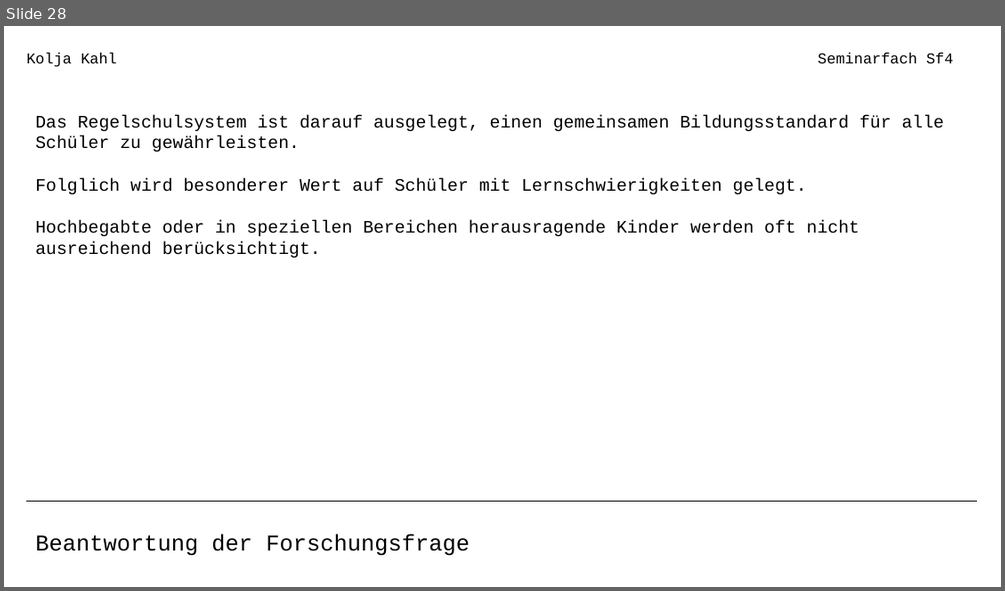
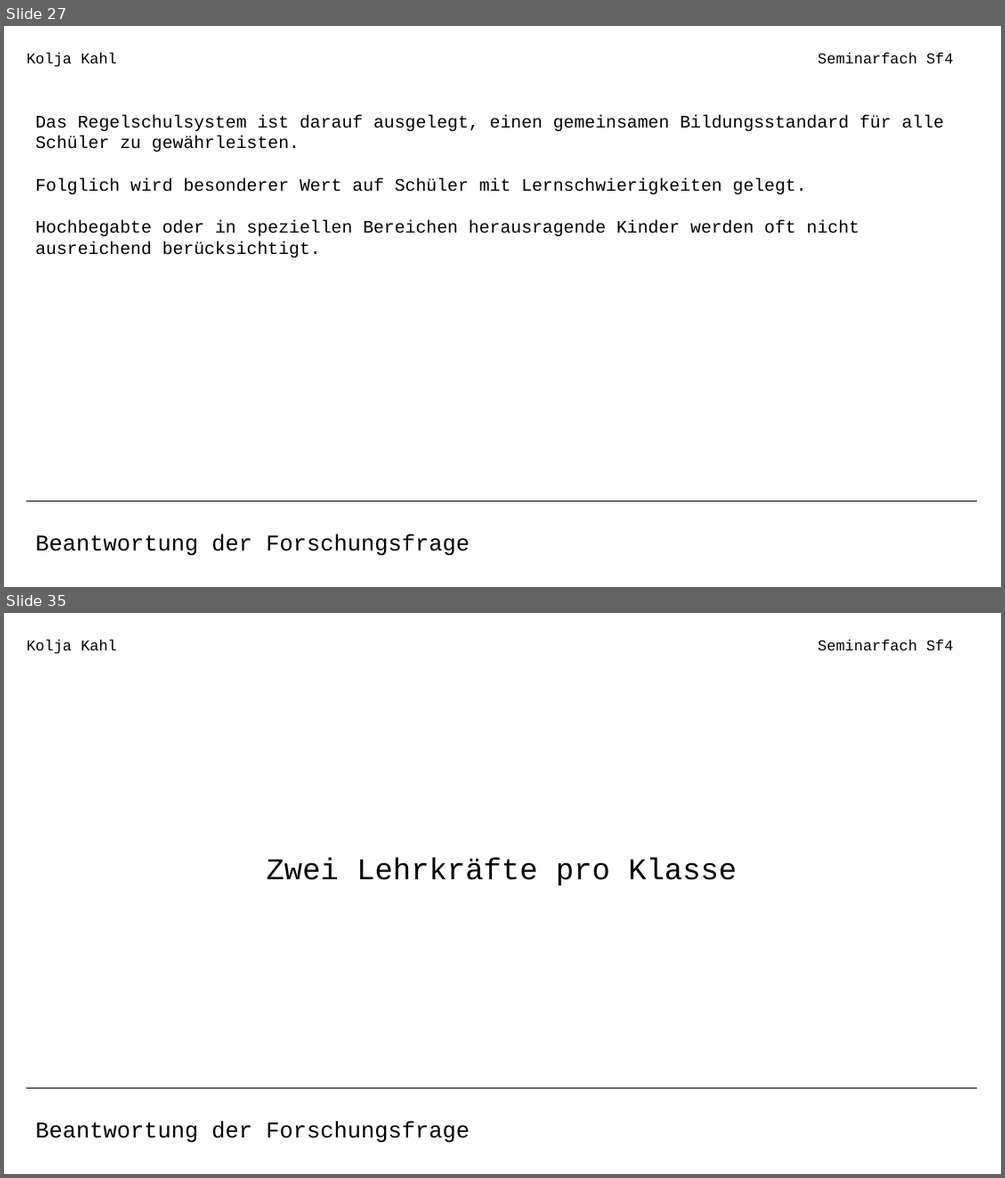
Before and after one commit to coasterkolja/obsidian-vault, a slide deck: 900 Assets/Seminarfach Präsentation.odp. Shown one above the other, each under a label of ours: slide 28 before the commit, slides 27 and 35 after it; the slides between them are not shown. The pictures are 1005x591 and 1005x1178 pixels, drawn with LibreOffice and Linux fonts; fonts in the diff are those of the drawing. Boxes give left, top, right and bottom in pixels: in the first picture for what was removed or moved away, otherwise in the second. Text is boxed around its words. In the diff, an @@ line names an element or a change of style, - is before the commit and + after.

```diff
--- a/900 Assets/Seminarfach Präsentation.odp
+++ b/900 Assets/Seminarfach Präsentation.odp
@@ slide 35 added at box(4, 613, 1001, 1174), background #FFFFFF @@
@@ text added at box(26, 639, 117, 654), 12 pt, text #000000 @@
+Kolja Kahl
@@ text added at box(817, 639, 953, 650), 12 pt, text #000000 @@
+Seminarfach Sf4
@@ text added at box(267, 857, 736, 885), 24 pt, text #000000 @@
+Zwei Lehrkräfte pro Klasse
@@ line added from (26, 1088) to (977, 1088), #000000 0 pt @@
@@ text added at box(35, 1120, 469, 1143), 18 pt, text #000000 @@
+Beantwortung der Forschungsfrage
@@ what was slide 28 is now slide 27 @@
```
Also in this commit, not shown: 7 slides changed, 12 other slides added, 1 slide removed, 2 other files.
